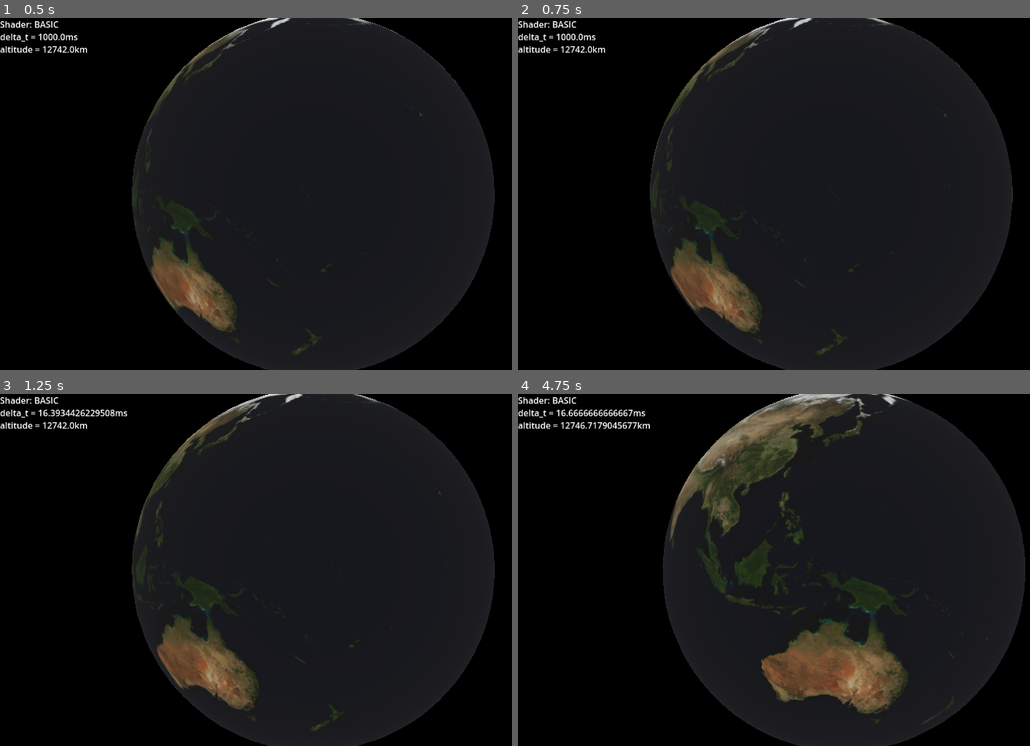
Above: before the commit, frames 1-4 (two rows, left to right).
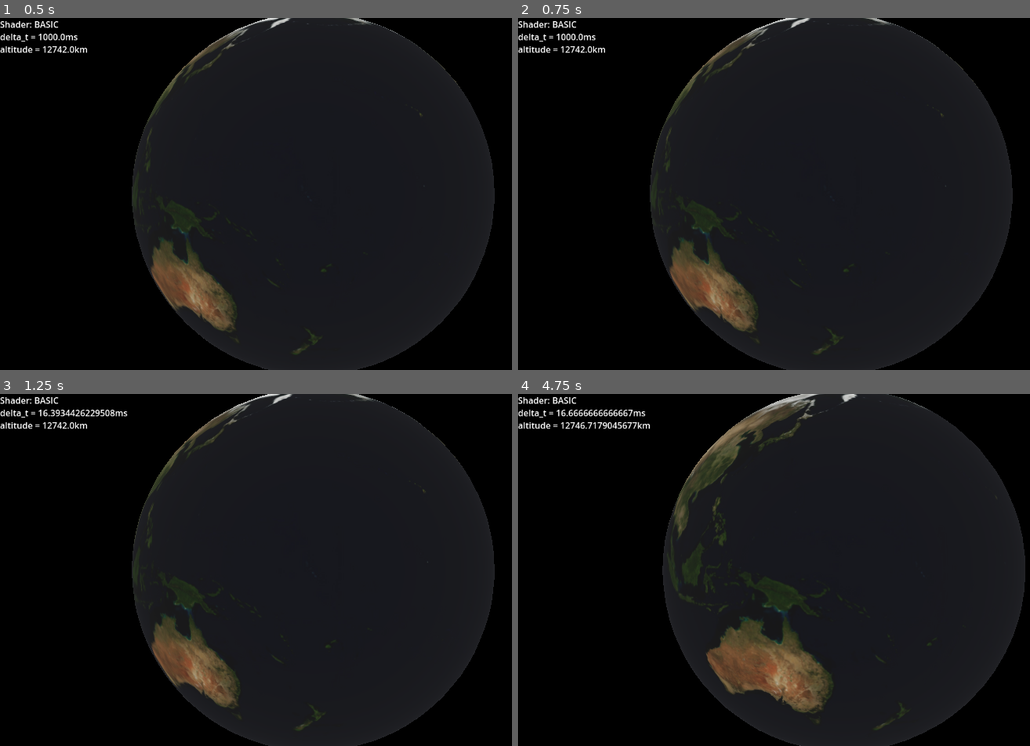
Above: after the commit, the same moments.

Repository: Checkmate6659/tipe-atmospheric-shader
Game: Godot game, scene res://Spatial.tscn
Same seed, same stepped clock (60 frames per second), same inputs: the game is played once before the commit and once after it.
Inputs (mouse positions are in pixels of both pictures, inside the frame that each line leads up to):
- Up to frame 1 (0.5 s): no input
- Up to frame 2 (0.75 s): tap Enter at 0.5 s; move the mouse to (794, 179) at 0.52 s; hold Right (ui_right) from 0.53 s (still down); tap L at 0.6 s; click (794, 179) at 0.67 s
- Up to frame 3 (1.25 s): keep holding Right (ui_right)
- Up to frame 4 (4.75 s): move the mouse to (707, 587) at 1.27 s; release Right (ui_right) at 1.28 s; hold S 1.28-2.03 s; tap L at 1.35, 2.3, 3.05, 3.8, 4.55 s; move the mouse to (891, 492) at 2.02 s; hold Shift 2.03-2.78 s; hold Right (ui_right) 2.03-3.53 s; move the mouse to (799, 640) at 2.77 s; tap Ctrl at 2.85 s; click (799, 640) at 2.92 s; move the mouse to (1019, 622) at 3.52 s; hold Z 3.53-4.28 s; hold Left (ui_left) from 3.53 s (still down); move the mouse to (640, 517) at 4.27 s; tap Q at 4.35 s

Frame 1 is identical in both runs. In frame 2, 0.8% of the frame differs, in the area x 25-97%, y 0-100%; in frame 3, 3.0%; in frame 4, 12%, in the area x 28-100%, y 0-100%.

Commit message:
Added spin pausing

Diff:
--- a/AtmosphericShader/EarthSpin.gd
+++ b/AtmosphericShader/EarthSpin.gd
@@ -8,6 +8,15 @@
 #	if event.is_action("ui_left"):
 #		$".".rotate_y(-EARTH_SENSITIVITY);
 
+var spin = true
+
+func _input(event):
+	if event is InputEventKey and event.pressed:
+		if event.keycode == KEY_L:
+			spin = !spin
+
+
 # Called every frame. 'delta' is the elapsed time since the previous frame.
 func _process(delta):
-	$".".rotate_y(delta / (2*PI))
+	if spin:
+		$".".rotate_y(delta / (2*PI))
